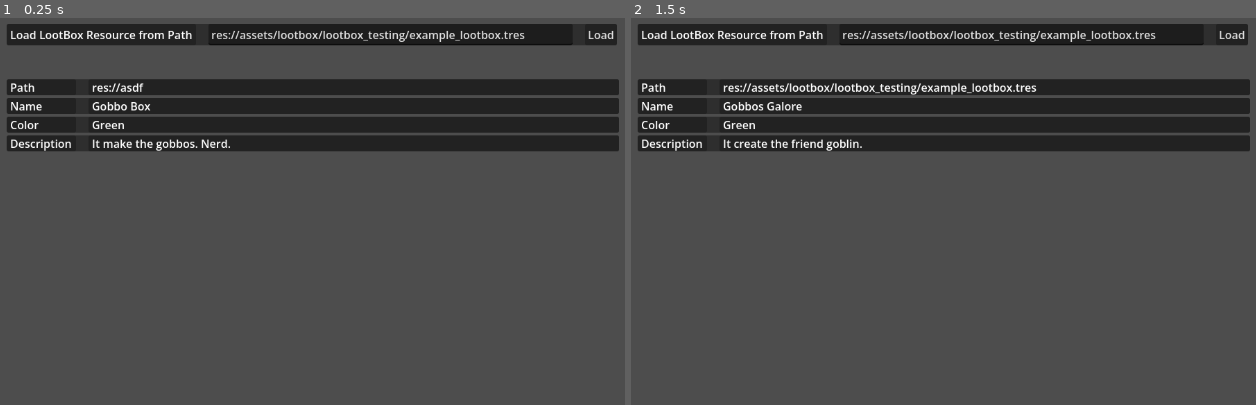
Above: before the commit, frames 1-2 (left to right).
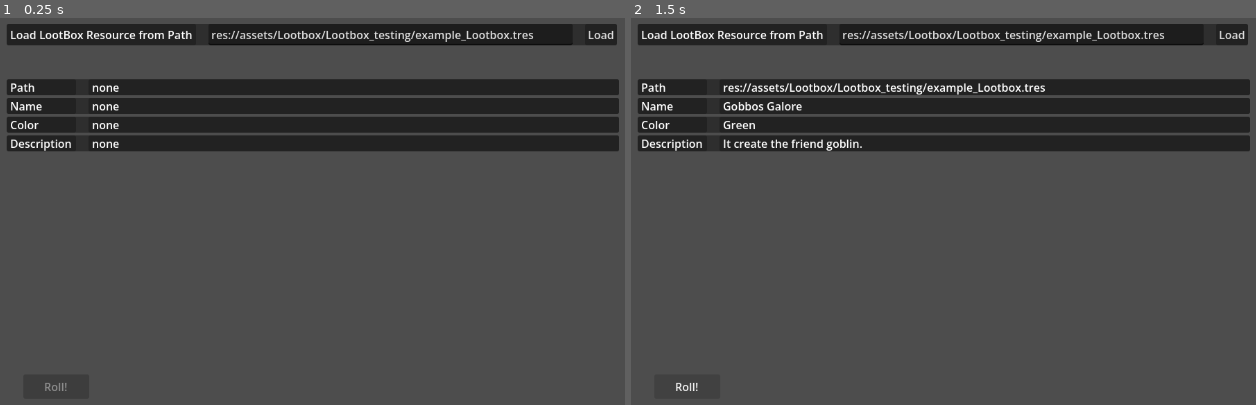
Above: after the commit, the same moments.

Repository: Uvecrep/Gamba
Game: Godot game, scene res://assets/lootbox/lootbox_testing/lootbox_testing.tscn
Same seed, same stepped clock (60 frames per second), same inputs: the game is played once before the commit and once after it. This scene is started directly instead of the project's main scene.
Inputs (mouse positions are in pixels of both pictures, inside the frame that each line leads up to):
- Up to frame 1 (0.25 s): no input
- Up to frame 2 (1.5 s): click "Load" at 0.5 s; click (687, 385) at 1.25 s, where only the run after the commit has a clickable "Roll!"

The runs differ from the first frame. In frame 1, 1.1% of the frame differs, in the area x 7-86%, y 3-97%; in frame 2, 1.2%.

Commit message:
Another rename, add lootbox outcome resources.

Diff:
--- a/assets/lootbox/loot_entry.gd
+++ b/assets/lootbox/loot_entry.gd
@@ -1,6 +1,5 @@
 extends Resource
 class_name LootEntry
 
-@export var outcome_id: String
+@export var outcome: LootboxOutcome
 @export var weight: float = 1
-@export var amount: int = 1
--- a/assets/lootbox/lootbox.gd
+++ b/assets/lootbox/lootbox.gd
@@ -1,14 +1,18 @@
 extends Resource
-class_name LootBox
+class_name Lootbox
 
 @export var name : String
 @export var color : String
 @export var description : String
-@export var modifications : Array[LootBoxMod] = []
+@export var modifications : Array[LootboxMod] = []
 @export var lootTable: Array[LootEntry] = []
 
 
 func roll() -> LootEntry:
+	if lootTable.size() == 0:
+		assert(false, "Lootbox.roll() failed: lootTable is empty")
+		return null
+
 	var total_weight := 0.0
 
 	for x in lootTable:
@@ -22,5 +26,5 @@
 		if rand <= cumulative:
 			return x
 
-	assert(false, "LootBox.roll() failed: no entry selected")
+	assert(false, "Lootbox.roll() failed: no entry selected")
 	return null
--- a/assets/lootbox/lootbox_mod.gd
+++ b/assets/lootbox/lootbox_mod.gd
@@ -1,4 +1,4 @@
 extends Resource
-class_name LootBoxMod
+class_name LootboxMod
 
 # ???
--- /dev/null
+++ b/assets/lootbox/lootbox_outcome.gd
@@ -0,0 +1,7 @@
+extends Resource
+class_name LootboxOutcome
+
+# Base class for outcomes of a Lootbox roll
+
+func execute() -> void:
+	print("Base outcome")
--- /dev/null
+++ b/assets/lootbox/lootbox_outcome_print.gd
@@ -0,0 +1,9 @@
+extends LootboxOutcome
+class_name LootboxOutcomePrint
+
+# Simple debug Lootbox outcome
+
+@export var to_print : String
+
+func execute() -> void:
+	print("LootboxOutcomePrint: " + to_print)
--- a/assets/lootbox/lootbox_testing/example_lootbox.tres
+++ b/assets/lootbox/lootbox_testing/example_lootbox.tres
@@ -2,11 +2,34 @@
 
 [ext_resource type="Script" uid="uid://bf8k3eubtelf0" path="res://assets/lootbox/loot_entry.gd" id="1_q0l5s"]
 [ext_resource type="Script" uid="uid://cpkrdf3d52eb1" path="res://assets/lootbox/lootbox_mod.gd" id="2_hrebi"]
+[ext_resource type="Script" uid="uid://21p6env5khrm" path="res://assets/lootbox/lootbox_outcome_print.gd" id="2_qoq28"]
 [ext_resource type="Script" uid="uid://dyxn4ehwu0w0d" path="res://assets/lootbox/lootbox.gd" id="3_qoq28"]
+
+[sub_resource type="Resource" id="Resource_qoq28"]
+script = ExtResource("2_qoq28")
+to_print = "Weak Goblin"
+metadata/_custom_type_script = "uid://21p6env5khrm"
+
+[sub_resource type="Resource" id="Resource_q0l5s"]
+script = ExtResource("1_q0l5s")
+outcome = SubResource("Resource_qoq28")
+weight = 10.0
+metadata/_custom_type_script = "uid://bf8k3eubtelf0"
+
+[sub_resource type="Resource" id="Resource_ww4ik"]
+script = ExtResource("2_qoq28")
+to_print = "Strong Goblin"
+metadata/_custom_type_script = "uid://21p6env5khrm"
+
+[sub_resource type="Resource" id="Resource_hrebi"]
+script = ExtResource("1_q0l5s")
+outcome = SubResource("Resource_ww4ik")
+metadata/_custom_type_script = "uid://bf8k3eubtelf0"
 
 [resource]
 script = ExtResource("3_qoq28")
 name = "Gobbos Galore"
 color = "Green"
 description = "It create the friend goblin."
+lootTable = Array[ExtResource("1_q0l5s")]([SubResource("Resource_q0l5s"), SubResource("Resource_hrebi")])
 metadata/_custom_type_script = "uid://dyxn4ehwu0w0d"
--- a/assets/lootbox/lootbox_testing/lootbox_testing.gd
+++ b/assets/lootbox/lootbox_testing/lootbox_testing.gd
@@ -2,39 +2,46 @@
 
 @export var LoadResourceLineEdit : LineEdit
 
-@export var LootBoxPathLabel : Label
-@export var LootBoxNameLabel : Label
-@export var LootBoxColorLabel : Label
-@export var LootBoxDescriptionLabel : Label
+@export var LootboxPathLabel : Label
+@export var LootboxNameLabel : Label
+@export var LootboxColorLabel : Label
+@export var LootboxDescriptionLabel : Label
 
-@export var LoadedLootBox : LootBox
+@export var RollButton : Button
+
+@export var LoadedLootbox : Lootbox
 
 func _ready() -> void:
-	LoadResourceLineEdit.text = "res://assets/lootbox/lootbox_testing/example_lootbox.tres"
+	LoadResourceLineEdit.text = "res://assets/Lootbox/Lootbox_testing/example_Lootbox.tres"
+	reload_Lootbox_ui()
 
 func load_loot_box_resource(path: String):
 	var loaded_resource = ResourceLoader.load(path)
-
 
 	if not loaded_resource:
 		print("Failed to load resource at path: " + path)
 		return
 
-	if loaded_resource is not LootBox:
-		print("Resource at path is valid, but is not a LootBox: " + path)
+	if loaded_resource is not Lootbox:
+		print("Resource at path is valid, but is not a Lootbox: " + path)
 		return
 
-	LoadedLootBox = loaded_resource
-	reload_lookbox_ui()
+	LoadedLootbox = loaded_resource
 
-func reload_lookbox_ui():
-	LootBoxPathLabel.text = LoadedLootBox.resource_path
-	LootBoxNameLabel.text = LoadedLootBox.name
-	LootBoxColorLabel.text = LoadedLootBox.color
-	LootBoxDescriptionLabel.text = LoadedLootBox.description
+func reload_Lootbox_ui():
+	LootboxPathLabel.text = LoadedLootbox.resource_path if LoadedLootbox != null else "none"
+	LootboxNameLabel.text = LoadedLootbox.name if LoadedLootbox != null else "none"
+	LootboxColorLabel.text = LoadedLootbox.color if LoadedLootbox != null else "none"
+	LootboxDescriptionLabel.text = LoadedLootbox.description if LoadedLootbox != null else "none"
+	RollButton.disabled = LoadedLootbox == null
 
 func _on_load_button_pressed() -> void:
 	load_loot_box_resource(LoadResourceLineEdit.text)
+	reload_Lootbox_ui()
 
 func _on_line_edit_text_submitted(new_text: String) -> void:
 	load_loot_box_resource(new_text)
+	reload_Lootbox_ui()
+
+func _on_roll_button_pressed() -> void:
+	LoadedLootbox.roll().outcome.execute()
--- a/assets/lootbox/lootbox_testing/lootbox_testing.tscn
+++ b/assets/lootbox/lootbox_testing/lootbox_testing.tscn
@@ -10,13 +10,14 @@
 grow_horizontal = 2
 grow_vertical = 2
 
-[node name="LootBoxDebugUi" type="Node" parent="." unique_id=546445388 node_paths=PackedStringArray("LoadResourceLineEdit", "LootBoxPathLabel", "LootBoxNameLabel", "LootBoxColorLabel", "LootBoxDescriptionLabel")]
+[node name="LootBoxDebugUi" type="Node" parent="." unique_id=546445388 node_paths=PackedStringArray("LoadResourceLineEdit", "LootboxPathLabel", "LootboxNameLabel", "LootboxColorLabel", "LootboxDescriptionLabel", "RollButton")]
 script = ExtResource("1_lvy4r")
 LoadResourceLineEdit = NodePath("../PanelContainer/HBoxContainer/PanelContainer2/LoadResourceLineEdit")
-LootBoxPathLabel = NodePath("../VBoxContainer/PanelContainer4/HBoxContainer/PanelContainer2/MarginContainer/LootBoxPathLabel")
-LootBoxNameLabel = NodePath("../VBoxContainer/PanelContainer/HBoxContainer/PanelContainer2/MarginContainer/LootBoxNameLabel")
-LootBoxColorLabel = NodePath("../VBoxContainer/PanelContainer2/HBoxContainer/PanelContainer2/MarginContainer/LootBoxColorLabel")
-LootBoxDescriptionLabel = NodePath("../VBoxContainer/PanelContainer3/HBoxContainer/PanelContainer2/MarginContainer/LootBoxDescriptionLabel")
+LootboxPathLabel = NodePath("../VBoxContainer/PanelContainer4/HBoxContainer/PanelContainer2/MarginContainer/LootBoxPathLabel")
+LootboxNameLabel = NodePath("../VBoxContainer/PanelContainer/HBoxContainer/PanelContainer2/MarginContainer/LootBoxNameLabel")
+LootboxColorLabel = NodePath("../VBoxContainer/PanelContainer2/HBoxContainer/PanelContainer2/MarginContainer/LootBoxColorLabel")
+LootboxDescriptionLabel = NodePath("../VBoxContainer/PanelContainer3/HBoxContainer/PanelContainer2/MarginContainer/LootBoxDescriptionLabel")
+RollButton = NodePath("../RollButton")
 
 [node name="VBoxContainer" type="VBoxContainer" parent="." unique_id=1823137383]
 layout_mode = 0
@@ -203,5 +204,14 @@
 layout_mode = 2
 text = "Load"
 
+[node name="RollButton" type="Button" parent="." unique_id=1697941823]
+layout_mode = 0
+offset_left = 74.0
+offset_top = 526.0
+offset_right = 169.0
+offset_bottom = 561.0
+text = "Roll!"
+
 [connection signal="text_submitted" from="PanelContainer/HBoxContainer/PanelContainer2/LoadResourceLineEdit" to="LootBoxDebugUi" method="_on_line_edit_text_submitted"]
 [connection signal="pressed" from="PanelContainer/HBoxContainer/LoadResourceButton" to="LootBoxDebugUi" method="_on_load_button_pressed"]
+[connection signal="pressed" from="RollButton" to="LootBoxDebugUi" method="_on_roll_button_pressed"]
Not shown, added: assets/lootbox/lootbox_outcome.gd.uid
Not shown, added: assets/lootbox/lootbox_outcome_print.gd.uid
